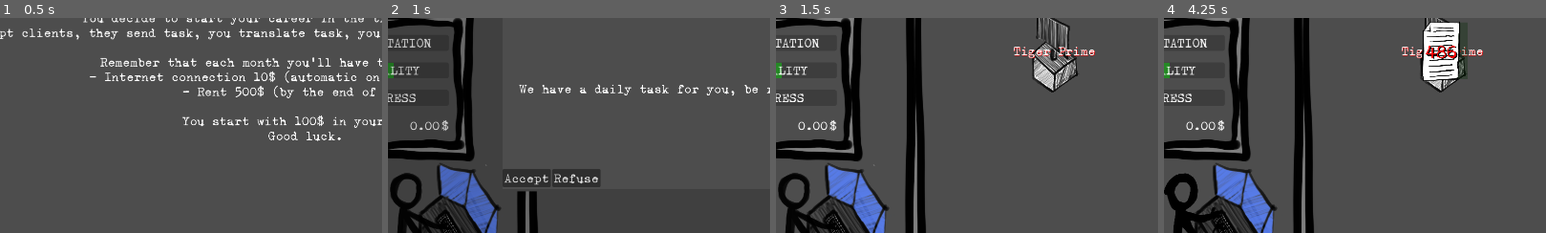
Above: before the commit, frames 1-4 (left to right).
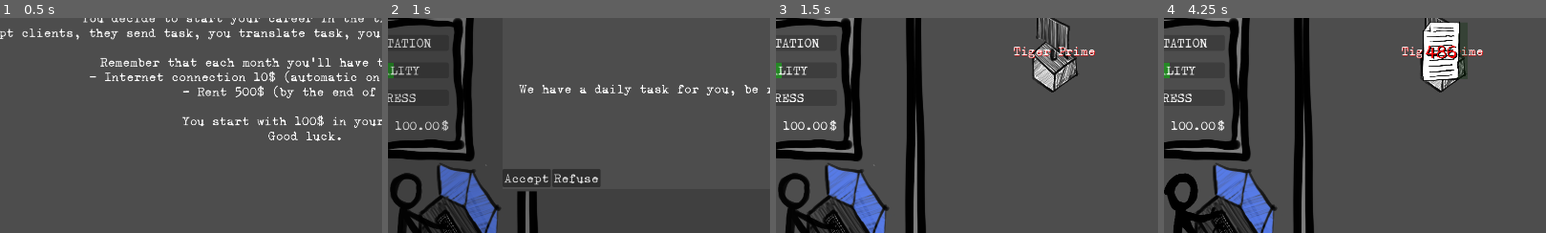
Above: after the commit, the same moments.

Repository: ildede/game-off-2025
Game: Godot game, scene res://scenes/ui/start_screen/start.tscn
Two runs of this game, one before a commit and one after it. Both use one fixed random seed, a clock stepped at 60 frames per second and the inputs below.
Inputs (mouse positions are % of the whole screen's width and height, from its top left):
- Up to frame 1 (0.5 s): no input
- Up to frame 2 (1 s): click "START" at 0.5 s
- Up to frame 3 (1.5 s): click "Accept" at 1.25 s
- Up to frame 4 (4.25 s): click (46, 34) at 2 s; click (46, 34) at 2.75 s; click (46, 34) at 3.5 s
The pictures show only the part of the screen within x 10-60%, y 27-77%; the shares and areas given below are measured in that part.

Frame 1 is identical in both runs. In frame 2, 0.1% of the frame differs, in the area x 2-10%, y 48-52%; in frame 3, 0.1%; in frame 4, 0.1%.

Commit message:
fix: add missing type of invoice payements

Diff:
--- a/autoloads/client_data.gd
+++ b/autoloads/client_data.gd
@@ -6,7 +6,7 @@
 	load_clients_data()
 
 func load_clients_data():
-	var file = FileAccess.open("res://data/clients.json", FileAccess.READ)
+	var file = FileAccess.open("res://data/game_data.json", FileAccess.READ)
 	if file:
 		var json = JSON.new()
 		var parse_result = json.parse(file.get_as_text())
@@ -31,8 +31,9 @@
 	fallback_client.name = "TechManual Inc."
 	fallback_client.engagement_email = "Looking for ..."
 	fallback_client.payment_per_word = 0.04
-	fallback_client.payment_terms = "IMMEDIATE"
+	fallback_client.payment_terms = "UPON_RECEIPT"
 	fallback_client.client_reliability = 1
+	fallback_client.loyalty = 0
 
 	var pb_rep = Models.PublicReputationObject.new()
 	pb_rep.on_accept = 2
@@ -69,6 +70,7 @@
 	client.payment_per_word = obj_in.get("payment_per_word")
 	client.payment_terms = obj_in.get("payment_terms")
 	client.client_reliability = obj_in.get("client_reliability", 1)
+	client.loyalty = obj_in.get("loyalty", 0)
 
 	var rcr_tsk: Array[Models.RecurringTaskObject] = []
 	for task_in in obj_in["recurring_tasks"]:
--- a/autoloads/models.gd
+++ b/autoloads/models.gd
@@ -31,7 +31,7 @@
 	var quality: float = 50
 	var stress: float = 0
 	var clients: Array[ClientObject] = []
-	var money: float = 0
+	var money: float = 100
 	var tasks_waiting_to_be_processed: Array[InvoiceObject] = []
 	var ongoing_task: Array[Models.OngoingTask] = []
 	var pending_payments: Array[PendingPayement] = []
@@ -45,6 +45,7 @@
 	var client_reliability: float
 
 	var public_reputation: PublicReputationObject
+	var loyalty: float
 	var loyalty_meter: LoyaltyMeterObject
 
 	var recurring_tasks: Array[RecurringTaskObject]
--- a/data/clients.json
+++ b/data/game_data.json
@@ -105,5 +105,25 @@
         "breakup_point": -10.0
       }
     }
+  ],
+  "bills": [
+    {
+      "id": "internet",
+      "name": "Internet Connection",
+      "amount": 10.0,
+      "payment_type": "automatic",
+      "due_day": 1,
+      "recurring": "monthly"
+    },
+    {
+      "id": "rent",
+      "name": "Your Rent",
+      "amount": 500.0,
+      "payment_type": "manual",
+      "due_day": 25,
+      "recurring": "monthly",
+      "late_fee": 50.0,
+      "early_fee": -10.0
+    }
   ]
 }
--- a/scenes/ui/invoices/invoices.gd
+++ b/scenes/ui/invoices/invoices.gd
@@ -5,27 +5,6 @@
 var child_added = []
 
 func _ready() -> void:
-	#var task_obj = Models.TaskObject.new()
-	#task_obj.words = 100
-#
-	#var ong1 = Models.OngoingTask.new(1, task_obj)
-	#ong1.client_id = 10
-	#var client1 = Models.ClientObject.new()
-	#client1.id = 10
-	#client1.payment_per_word = 0.04
-	#client1.payment_terms = "IMMEDIATE"
-	#var invoice_info1 = Models.InvoiceObject.new(ong1, client1)
-	#Global.game_state.tasks_waiting_to_be_processed.append(invoice_info1)
-#
-	#var ong2 = Models.OngoingTask.new(2, task_obj)
-	#ong2.client_id = 20
-	#var client2 = Models.ClientObject.new()
-	#client2.id = 20
-	#client2.payment_per_word = 0.04
-	#client2.payment_terms = "NET7"
-	#var invoice_info2 = Models.InvoiceObject.new(ong2, client2)
-	#Global.game_state.tasks_waiting_to_be_processed.append(invoice_info2)
-
 	print("[INVOICES] _ready")
 	redraw_invoices()
 
@@ -53,6 +32,7 @@
 	get_tree().paused = true
 	var total = Global.game_state.tasks_waiting_to_be_processed.reduce(func(acc, element): return acc + element.money_value, 0)
 	var total_immediate = 0
+	var total_upon_receipt = 0
 	var total_NET7 = 0
 	var total_NET30 = 0
 	var total_NET60 = 0
@@ -62,14 +42,16 @@
 		match invoice_obj.payment_terms:
 			"IMMEDIATE":
 				total_immediate += invoice_obj.money_value
+			"UPON_RECEIPT":
+				total_upon_receipt += invoice_obj.money_value
 			"NET7":
 				total_NET7 += invoice_obj.money_value
 			"NET30":
-				total_immediate += invoice_obj.money_value
+				total_NET30 += invoice_obj.money_value
 			"NET60":
-				total_NET7 += invoice_obj.money_value
+				total_NET60 += invoice_obj.money_value
 			"EOM":
-				total_immediate += invoice_obj.money_value
+				total_EOM += invoice_obj.money_value
 			"EONM":
 				total_NET7 += invoice_obj.money_value
 
@@ -80,6 +62,7 @@
 		"You have {0} invoces waiting, for a total of {1}$ to collect".format([Global.game_state.tasks_waiting_to_be_processed.size(), total])
 	]
 	if total_immediate > 0: message_lines.append("{0}$ will be payed immediately".format([total_immediate]))
+	if total_upon_receipt > 0: message_lines.append("{0}$ will be payed overnight".format([total_upon_receipt]))
 	if total_NET7 > 0: message_lines.append("{0}$ will be payed in 7 days".format([total_NET7]))
 	if total_NET30 > 0: message_lines.append("{0}$ will be payed in 30 days".format([total_NET30]))
 	if total_NET60 > 0: message_lines.append("{0}$ will be payed in 60 days".format([total_NET60]))
@@ -96,6 +79,8 @@
 		for invoice_obj in Global.game_state.tasks_waiting_to_be_processed:
 			match invoice_obj.payment_terms:
 				"IMMEDIATE":
+					Global.update_money.emit(invoice_obj.money_value)
+				"UPON_RECEIPT":
 					Global.game_state.pending_payments.append(Models.PendingPayement.new(Global.game_state.current_day, invoice_obj.money_value))
 				"NET7":
 					Global.game_state.pending_payments.append(Models.PendingPayement.new(Global.game_state.current_day+7, invoice_obj.money_value))
